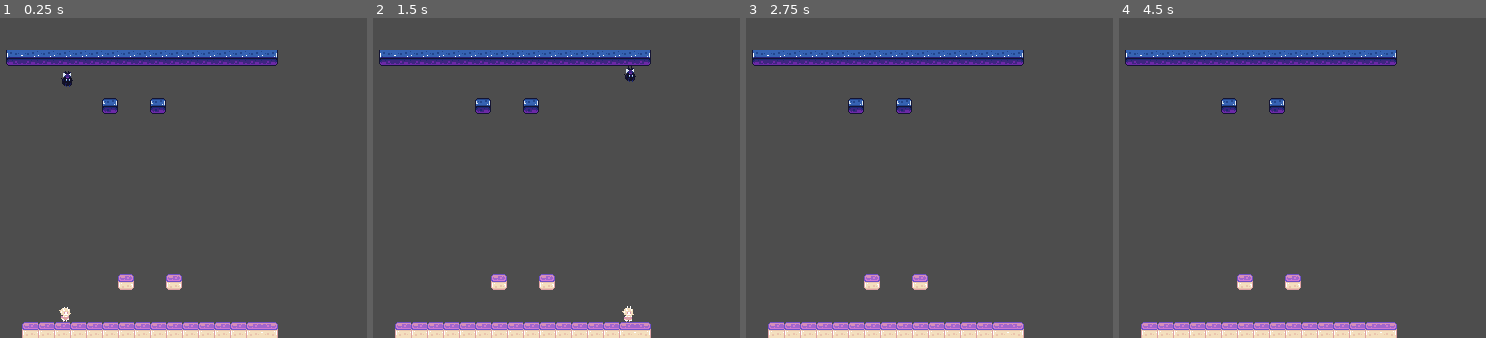
Above: before the commit, frames 1-4 (left to right).
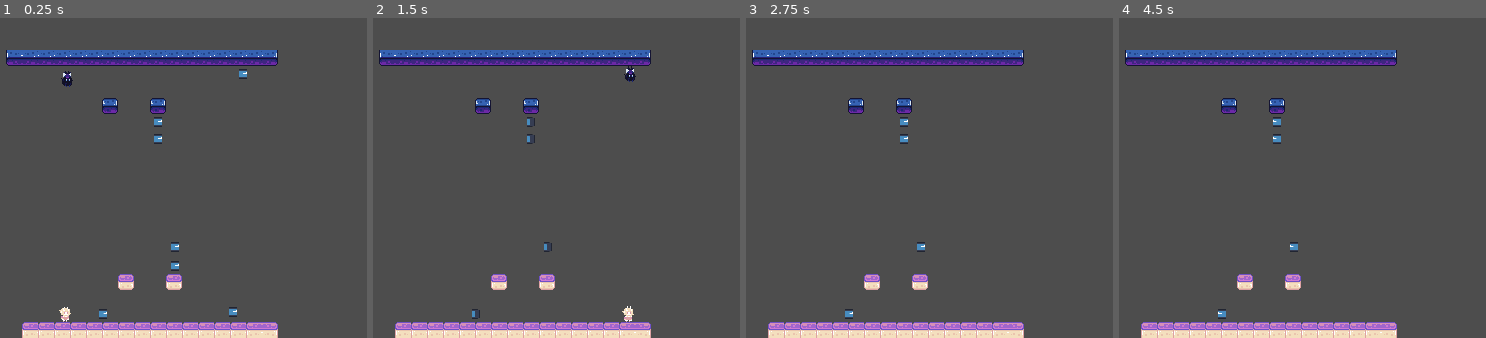
Above: after the commit, the same moments.

Repository: zcastelinho/OppositeWorlds
Game: Godot game, scene res://levels/world_01.tscn
Same seed, same stepped clock (60 frames per second), same inputs: the game is played once before the commit and once after it. The project has no main scene, so this scene is started directly. The engine's default icon, where the game draws it, is replaced by a stand-in: a white triangle on a blue panel in a dark square.
Inputs:
- Up to frame 1 (0.25 s): no input
- Up to frame 2 (1.5 s): tap Enter (ui_accept) at 0.5, 0.77 s; hold Right (ui_right) from 0.53 s (still down)
- Up to frame 3 (2.75 s): tap Enter (ui_accept) at 1.52 s; release Right (ui_right) at 2.03 s; hold Left (ui_left) from 2.03 s (still down)
- Up to frame 4 (4.5 s): tap Enter (ui_accept) at 2.75, 3.02, 3.5, 3.77, 4.25 s; release Left (ui_left) at 2.78 s; hold Right (ui_right) 2.78-4.28 s; hold Left (ui_left) from 4.28 s (still down)

The runs differ from the first frame. In frame 1, 0.4% of the frame differs, in the area x 26-68%, y 15-95%; in frame 2, 0.1%; in frame 3, 0.2%; in frame 4, 0.2%.

Commit message:
adicionando moeda
adicionei a mecanica da moeda

Diff:
--- /dev/null
+++ b/items/coin.tscn
@@ -0,0 +1,58 @@
+[gd_scene load_steps=9 format=3 uid="uid://brpjuurhxm2eg"]
+
+[ext_resource type="Texture2D" uid="uid://bye8c2evfhtd7" path="res://icon.svg" id="1_0lcgr"]
+[ext_resource type="Script" path="res://scripts/coin.gd" id="1_2stcj"]
+
+[sub_resource type="AtlasTexture" id="AtlasTexture_x8jfd"]
+atlas = ExtResource("1_0lcgr")
+region = Rect2(0, 0, 32, 128)
+
+[sub_resource type="AtlasTexture" id="AtlasTexture_baacr"]
+atlas = ExtResource("1_0lcgr")
+region = Rect2(32, 0, 32, 128)
+
+[sub_resource type="AtlasTexture" id="AtlasTexture_36ydg"]
+atlas = ExtResource("1_0lcgr")
+region = Rect2(64, 0, 32, 128)
+
+[sub_resource type="AtlasTexture" id="AtlasTexture_hyh4t"]
+atlas = ExtResource("1_0lcgr")
+region = Rect2(96, 0, 32, 128)
+
+[sub_resource type="SpriteFrames" id="SpriteFrames_hc2rf"]
+animations = [{
+"frames": [{
+"duration": 1.0,
+"texture": SubResource("AtlasTexture_x8jfd")
+}, {
+"duration": 1.0,
+"texture": SubResource("AtlasTexture_baacr")
+}, {
+"duration": 1.0,
+"texture": SubResource("AtlasTexture_36ydg")
+}, {
+"duration": 1.0,
+"texture": SubResource("AtlasTexture_hyh4t")
+}],
+"loop": true,
+"name": &"idle",
+"speed": 5.0
+}]
+
+[sub_resource type="CircleShape2D" id="CircleShape2D_ege0s"]
+radius = 7.0
+
+[node name="coin" type="Area2D"]
+collision_layer = 8
+script = ExtResource("1_2stcj")
+
+[node name="anim" type="AnimatedSprite2D" parent="."]
+scale = Vector2(0.25, 0.0722656)
+sprite_frames = SubResource("SpriteFrames_hc2rf")
+animation = &"idle"
+autoplay = "idle"
+
+[node name="collision" type="CollisionShape2D" parent="."]
+shape = SubResource("CircleShape2D_ege0s")
+
+[connection signal="body_entered" from="." to="." method="_on_body_entered"]
--- a/levels/world_01.tscn
+++ b/levels/world_01.tscn
@@ -1,9 +1,10 @@
-[gd_scene load_steps=8 format=4 uid="uid://1emtmwvv3jdk"]
+[gd_scene load_steps=9 format=4 uid="uid://1emtmwvv3jdk"]
 
 [ext_resource type="Texture2D" uid="uid://c6uawdhtw50ky" path="res://assets/tileset/nox-tileset.png" id="1_0kre4"]
 [ext_resource type="Texture2D" uid="uid://dyjaugugjsd5" path="res://assets/tileset/lumin-tileset.png" id="2_j56xb"]
 [ext_resource type="PackedScene" uid="uid://y11gc03ucyx" path="res://actors/player_1.tscn" id="2_t8t64"]
 [ext_resource type="PackedScene" uid="uid://5khy7b6c4ovw" path="res://actors/player_2.tscn" id="3_7dpcd"]
+[ext_resource type="PackedScene" uid="uid://brpjuurhxm2eg" path="res://items/coin.tscn" id="3_wbixv"]
 
 [sub_resource type="TileSetAtlasSource" id="TileSetAtlasSource_hgmjl"]
 texture = ExtResource("1_0kre4")
@@ -99,6 +100,29 @@
 tile_map_data = PackedByteArray("AAD9//3/AgACAAAAAAD8//3/AgACAAAAAAD7//3/AgACAAAAAAD6//3/AgACAAAAAAD5//3/AgACAAAAAAD4// …(224 unchanged characters)…
 tile_set = SubResource("TileSet_54r8h")
 
+[node name="coins" type="Node2D" parent="."]
+
+[node name="coin" parent="coins" instance=ExtResource("3_wbixv")]
+position = Vector2(113, 296)
+
+[node name="coin2" parent="coins" instance=ExtResource("3_wbixv")]
+position = Vector2(243, 294)
+
+[node name="coin3" parent="coins" instance=ExtResource("3_wbixv")]
+position = Vector2(185, 248)
+
+[node name="coin4" parent="coins" instance=ExtResource("3_wbixv")]
+position = Vector2(168, 104)
+
+[node name="coin5" parent="coins" instance=ExtResource("3_wbixv")]
+position = Vector2(253, 56)
+
+[node name="coin6" parent="coins" instance=ExtResource("3_wbixv")]
+position = Vector2(185, 229)
+
+[node name="coin7" parent="coins" instance=ExtResource("3_wbixv")]
+position = Vector2(168, 121)
+
 [node name="Level-LTM" type="TileMapLayer" parent="."]
 tile_map_data = PackedByteArray("AAACABMAAwABAAAAAAADABMAAwABAAAAAAAEABMAAwABAAAAAAAFABMAAwABAAAAAAAGABMAAwABAAAAAAAHAB …(208 unchanged characters)…
 tile_set = SubResource("TileSet_54r8h")
--- /dev/null
+++ b/scripts/coin.gd
@@ -0,0 +1,15 @@
+extends Area2D
+
+
+# Called when the node enters the scene tree for the first time.
+func _ready() -> void:
+	pass # Replace with function body.
+
+
+# Called every frame. 'delta' is the elapsed time since the previous frame.
+func _process(delta: float) -> void:
+	pass
+
+
+func _on_body_entered(body: Node2D) -> void:
+	queue_free()
